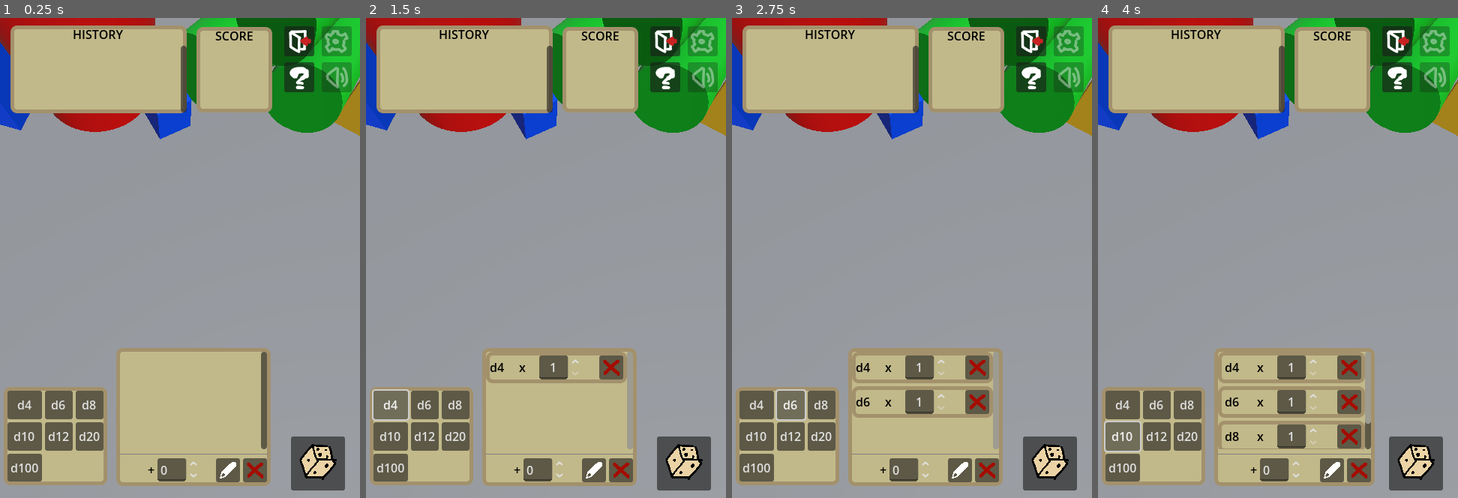
Above: before the commit, frames 1-4 (left to right).
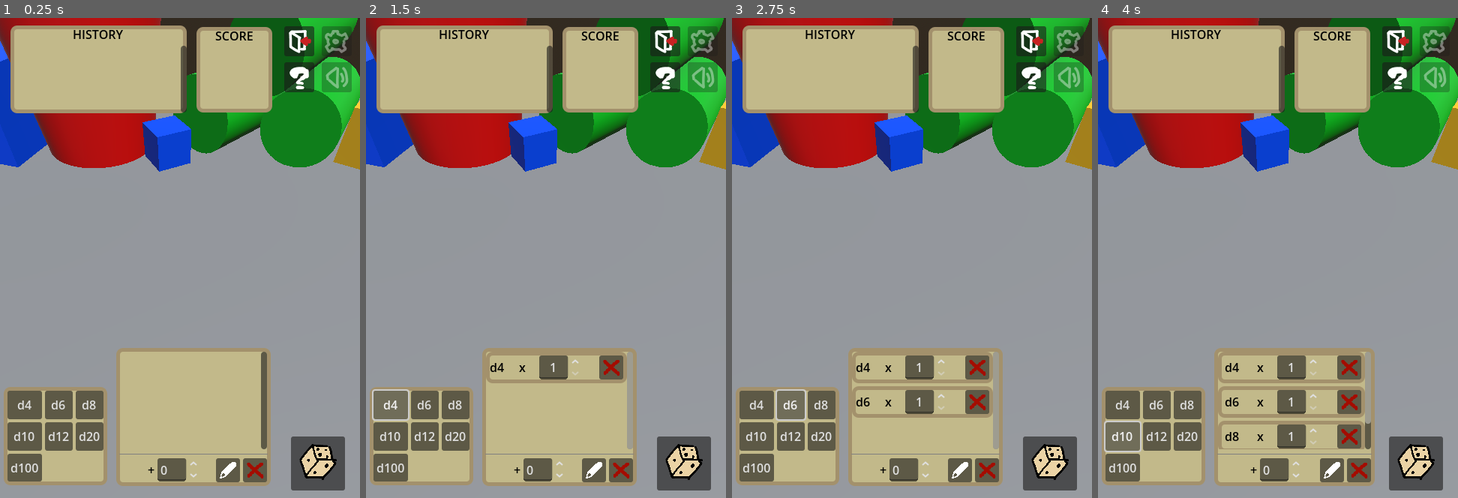
Above: after the commit, the same moments.

Repository: connie-bb/dalmation
Game: Godot game, scene res://main.tscn
Two runs of this game, one before a commit and one after it. Both use one fixed random seed, a clock stepped at 60 frames per second and the inputs below.
Inputs (mouse positions are in pixels of both pictures, inside the frame that each line leads up to):
- Up to frame 1 (0.25 s): no input
- Up to frame 2 (1.5 s): click (682, 464) at 0.5 s; click "d4" at 1.25 s
- Up to frame 3 (2.75 s): click "d6" at 2 s
- Up to frame 4 (4 s): click "d8" at 2.75 s; click "d10" at 3.5 s

The runs differ from the first frame. In frame 1, 11% of the frame differs, in the area x 0-100%, y 0-33%; in frame 2, 11%; in frame 3, 11%; in frame 4, 11%.

Commit message:
graphics: choose camera angle for standard baking practices We bake a lot of camera-dependant lighting in blender so the position of the camera has to be determined.

Diff:
--- a/main.tscn
+++ b/main.tscn
@@ -108,7 +108,7 @@
 script = ExtResource("2_yaehf")
 
 [node name="Camera3D" type="Camera3D" parent="."]
-transform = Transform3D(1, 0, 0, 0, 0.266329, 0.963882, 0, -0.963882, 0.266329, 0, 9.98288, 3.36912)
+transform = Transform3D(1, 0, 0, 0, 0.684419, 0.729089, 0, -0.729089, 0.684419, 0, 6.29279, 5.83099)
 
 [node name="camera_bounds" type="CollisionShape3D" parent="Camera3D"]
 transform = Transform3D(10.9798, 0, 0, 0, -2.38419e-07, -10.9798, 0, 10.9798, -2.38419e-07, 0, 0, 0)
@@ -142,7 +142,7 @@
 debug_color = Color(0.839216, 0, 0.423529, 1)
 
 [node name="ramp" type="CollisionShape3D" parent="world/StaticBody3D"]
-transform = Transform3D(1, 0, 0, 0, 0.866025, 0.5, 0, -0.5, 0.866025, 0.0251384, 0.811247, 9.99411)
+transform = Transform3D(1, 0, 0, 0, 0.866025, 0.5, 0, -0.5, 0.866025, 0.0251384, 0.811247, 5.99411)
 shape = SubResource("BoxShape3D_vivmo")
 debug_color = Color(0.839216, 0, 0.423529, 1)
 
@@ -152,7 +152,7 @@
 debug_color = Color(0.839216, 0, 0.423529, 1)
 
 [node name="near_wall" type="CollisionShape3D" parent="world/StaticBody3D"]
-transform = Transform3D(1, 0, 0, 0, 1, 0, 0, 0, 1, 0.0251384, 2.99202, 12.5237)
+transform = Transform3D(1, 0, 0, 0, 1, 0, 0, 0, 1, 0.0251384, 2.99202, 8.5237)
 shape = SubResource("BoxShape3D_074og")
 debug_color = Color(0.839216, 0, 0.423529, 1)
 
@@ -162,12 +162,12 @@
 debug_color = Color(0.839216, 0, 0.423529, 1)
 
 [node name="left_wall" type="CollisionShape3D" parent="world/StaticBody3D"]
-transform = Transform3D(0.984808, 0, 0.173648, 0, 1, 0, -0.173648, 0, 0.984808, -6.59363, 2.992, 2.73266)
+transform = Transform3D(0.939693, 0, 0.34202, 0, 1, 0, -0.34202, 0, 0.939693, -4.71424, 2.992, 2.04862)
 shape = SubResource("BoxShape3D_yaehf")
 debug_color = Color(0.839216, 0, 0.423529, 1)
 
 [node name="right_wall" type="CollisionShape3D" parent="world/StaticBody3D"]
-transform = Transform3D(0.984808, 0, -0.173648, 0, 1, 0, 0.173648, 0, 0.984808, 6.59363, 2.992, 2.73266)
+transform = Transform3D(0.939693, 0, -0.34202, 0, 1, 0, 0.34202, 0, 0.939693, 4.71424, 2.992, 2.04862)
 shape = SubResource("BoxShape3D_ycdy4")
 debug_color = Color(0.839216, 0, 0.423529, 1)
 
@@ -200,7 +200,7 @@
 mesh = SubResource("BoxMesh_074og")
 
 [node name="dice_roller" type="Node3D" parent="."]
-transform = Transform3D(1, 0, 0, 0, 1, 0, 0, 0, 1, 0.18377, 3.02778, 8.8)
+transform = Transform3D(1, 0, 0, 0, 1, 0, 0, 0, 1, 0.18377, 3.69227, 5.8)
 script = ExtResource("1_h2yge")
 
 [node name="spawnable_dice" parent="dice_roller" instance=ExtResource("2_0xm2m")]
